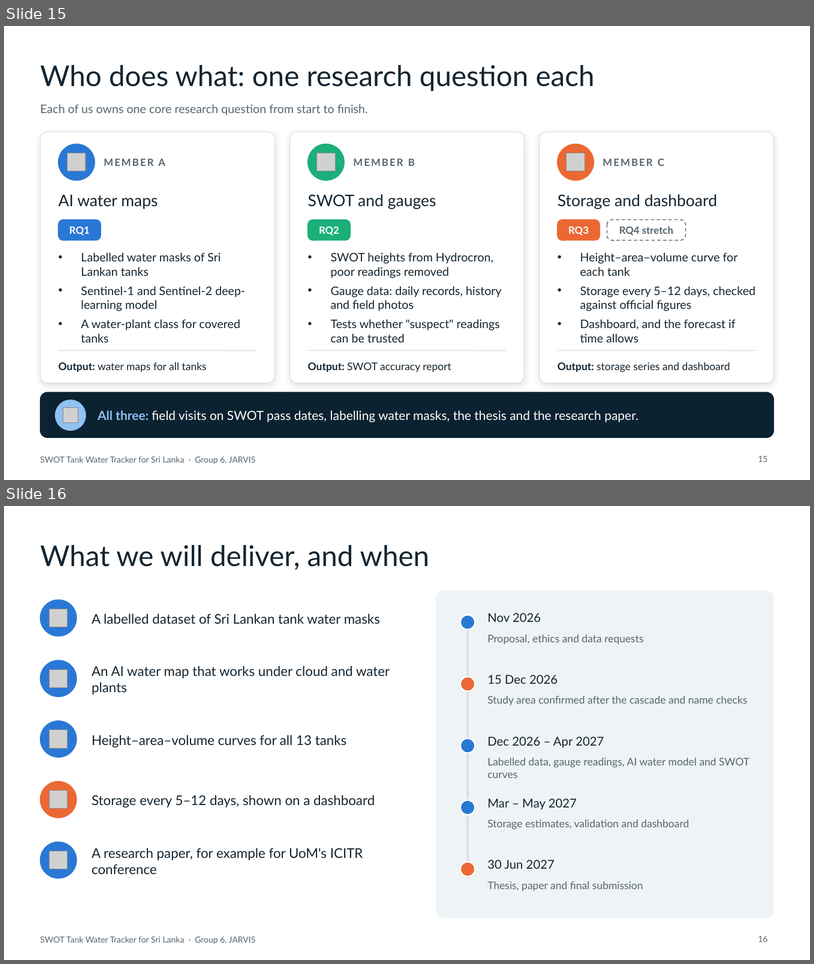
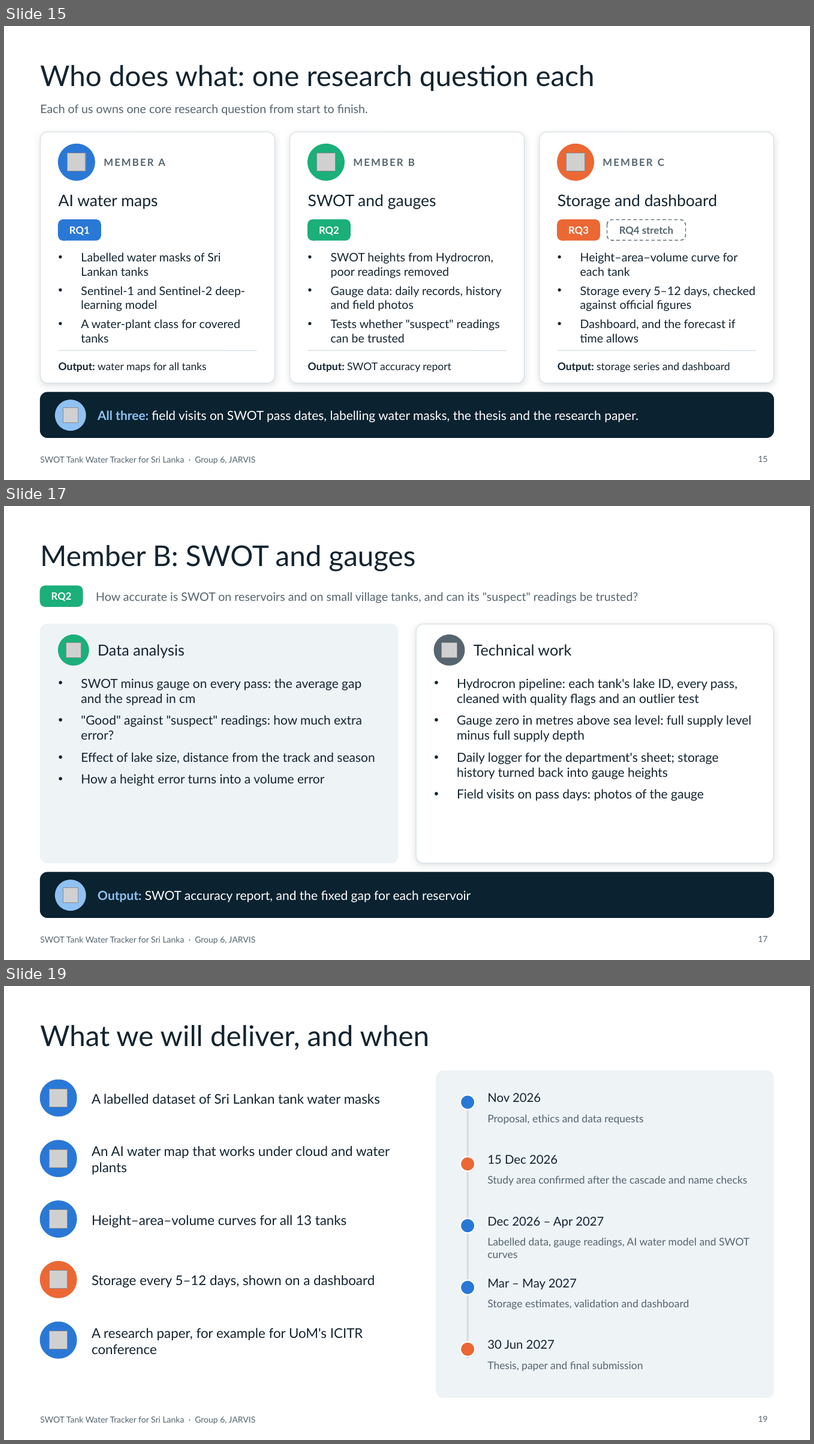
Before and after one commit to jarvis-uom/swot-tank-tracker-site, a slide deck: site/assets/docs/swot-tank-tracker-proposal-talk.pptx. Shown one above the other, each under a label of ours: slides 15 and 16 before the commit, slides 15, 17 and 19 after it; the slides between them are not shown. The pictures are 814x964 and 814x1444 pixels, drawn with LibreOffice and Linux fonts; fonts in the diff are those of the drawing; grey boxes stand for pictures. Boxes give left, top, right and bottom in pixels: in the first picture for what was removed or moved away, otherwise in the second. Text is boxed around its words. In the diff, an @@ line names an element or a change of style, - is before the commit and + after.

Commit message:
Add a Team tab, the 21-slide talk and a datasets list
Team: one research question per member, with the data analysis and the
technical work for each (the same as slides 16-18 of the talk).

Presentation: the talk now has 21 slides (one slide per member, and a
"Datasets and links" slide). The Presentation page lists the same links;
each one was opened and checked on 28 Oct 2026.

Menu links are slightly tighter so the ten tabs stay on one line.

```diff
--- a/site/assets/docs/swot-tank-tracker-proposal-talk.pptx
+++ b/site/assets/docs/swot-tank-tracker-proposal-talk.pptx
@@ slide 17 added at [4,506,810,960], background #FFFFFF; not listed: 1 template element that a slide beside it also shows @@
@@ title added at [40,545,416,571], 34 pt, text #142430 @@
+Member B: SWOT and gauges
@@ rounded rectangle added at [40,586,83,606], fill #1BAF7A, outline #1BAF7A 1 pt @@
@@ text added at [51,592,72,601], 12 pt, text #FFFFFF, bold @@
+RQ2
@@ text added at [96,592,639,603], 14 pt, text #56656F @@
+How accurate is SWOT on reservoirs and on small village tanks, and can its "suspect" readings be trusted?
@@ rounded rectangle added at [40,624,398,863], fill #EEF3F6, outline #EEF3F6 0.75 pt @@
@@ rounded rectangle added at [417,624,775,863], fill #FFFFFF, outline #D5DDE3 0.75 pt @@
@@ ellipse added at [59,635,89,665], fill #1BAF7A, outline #1BAF7A 1 pt @@
@@ picture added at [66,642,81,657] @@
@@ text added at [98,644,185,658], 18 pt, text #142430 @@
+Data analysis
@@ ellipse added at [435,635,465,665], fill #56656F, outline #56656F 1 pt @@
@@ picture added at [442,642,457,657] @@
@@ text added at [474,644,572,656], 18 pt, text #142430 @@
+Technical work
@@ text added at [81,678,375,786], 15 pt, text #142430 @@
+• SWOT minus gauge on every pass: the average gap and the spread in cm
+• "Good" against "suspect" readings: how much extra error?
+• Effect of lake size, distance from the track and season
+• How a height error turns into a volume error
@@ text added at [457,678,752,801], 15 pt, text #142430 @@
+• Hydrocron pipeline: each tank's lake ID, every pass, cleaned with quality flags and an outlier test
+• Gauge zero in metres above sea level: full supply level minus full supply depth
+• Daily logger for the department's sheet; storage history turned back into gauge heights
+• Field visits on pass days: photos of the gauge
@@ rounded rectangle added at [40,872,774,918], fill #0B2230, outline #0B2230 0.75 pt @@
@@ ellipse added at [56,880,86,910], fill #8FC1F2, outline #8FC1F2 1 pt @@
@@ picture added at [63,887,78,902] @@
@@ text added at [98,890,471,902], 15 pt, text #FFFFFF @@
+Output: SWOT accuracy report, and the fixed gap for each reservoir
@@ page number added at [758,936,768,942], 10 pt, text #56656F @@
+17
@@ what was slide 16 is now slide 19 @@
@@ page number at [758,1416,768,1422]: text changed @@
-16
+19
```
Also in this commit, not shown: 3 other slides added, 55 other files.
